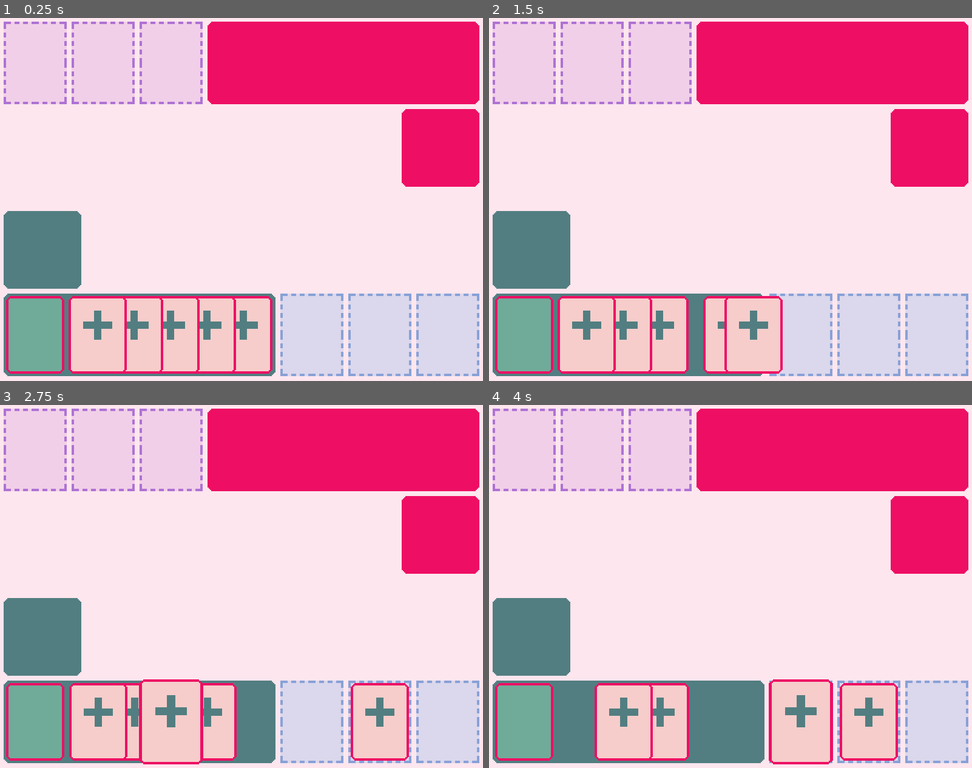
Above: before the commit, frames 1-4 (two rows, left to right).
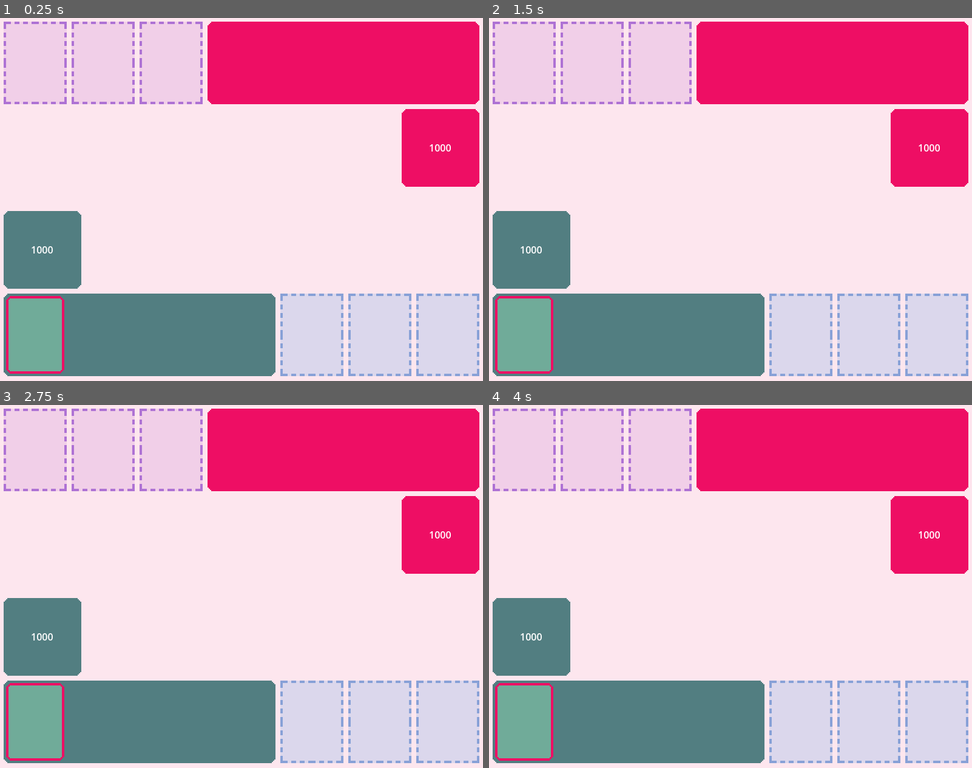
Above: after the commit, the same moments.

Repository: ajulo-awow/shifty_shuffle_new
Game: Godot game, scene res://scenes/managers/game_manager.tscn
Same seed, same stepped clock (60 frames per second), same inputs: the game is played once before the commit and once after it.
Inputs (mouse positions are in pixels of both pictures, inside the frame that each line leads up to):
- Up to frame 1 (0.25 s): no input
- Up to frame 2 (1.5 s): tap Enter at 0.5 s; drag from (730, 333) to (585, 333) at 0.52 s; drag from (696, 333) to (870, 333) at 1.27 s
- Up to frame 3 (2.75 s): move the mouse to (169, 720) at 2.02 s; click (169, 720) at 2.17 s
- Up to frame 4 (4 s): tap Space at 2.75 s; drag from (624, 720) to (802, 720) at 2.77 s; drag from (585, 720) to (802, 720) at 3.52 s

The runs differ from the first frame. In frame 1, 8.2% of the frame differs, in the area x 6-94%, y 34-98%; in frame 2, 8.6%; in frame 3, 9.5%; in frame 4, 9.5%, in the area x 6-94%, y 34-99%.

Commit message:
fix: deck

Diff:
--- a/scenes/globals/global_manager.tscn
+++ b/scenes/globals/global_manager.tscn
@@ -1,7 +1,7 @@
 [gd_scene load_steps=3 format=3 uid="uid://6r1rgrjqr0d3"]
 
 [ext_resource type="Script" path="res://scripts/globals/global_manager.gd" id="1_47qb4"]
-[ext_resource type="AudioStream" uid="uid://6o4xbrhim4k4" path="res://audio/8bit_Sketchbook 2024-11-20.wav" id="2_62f8u"]
+[ext_resource type="AudioStream" uid="uid://6o4xbrhim4k4" path="res://style/audio/8bit_Sketchbook 2024-11-20.wav" id="2_62f8u"]
 
 [node name="global_manager" type="Node"]
 script = ExtResource("1_47qb4")
--- a/scenes/managers/game_manager.tscn
+++ b/scenes/managers/game_manager.tscn
@@ -6,12 +6,14 @@
 [ext_resource type="Texture2D" uid="uid://sd0rb82b1bxu" path="res://sprites/UI/point_holders/points_holder.png" id="7_niwpp"]
 [ext_resource type="Texture2D" uid="uid://uelagyhbt58j" path="res://sprites/UI/card_holder/new_opp_card_holder.png" id="7_psj4q"]
 [ext_resource type="Texture2D" uid="uid://blm6b626agf7q" path="res://sprites/UI/slots/new_opp_card_slot.png" id="7_ssqxr"]
+[ext_resource type="Theme" uid="uid://ssqqtgsljnes" path="res://style/themes/peanut_money.tres" id="8_jbdb8"]
 [ext_resource type="Texture2D" uid="uid://di001w8mn8h7s" path="res://sprites/placeholder/blank_400x300.png" id="8_psj4q"]
 [ext_resource type="Script" path="res://scripts/managers/card_manager.gd" id="8_ssqxr"]
 [ext_resource type="PackedScene" uid="uid://kfhp6xewmgma" path="res://scenes/objects/slot.tscn" id="10_s6d7f"]
 [ext_resource type="Texture2D" uid="uid://c20h2ngkiiuel" path="res://sprites/objects/player_cards/back_of_card.png" id="11_6gfjl"]
 [ext_resource type="Script" path="res://scripts/managers/player_hand.gd" id="11_ufn5a"]
 [ext_resource type="Script" path="res://scripts/objects/deck.gd" id="11_vvfaq"]
+[ext_resource type="Script" path="res://scripts/managers/input_manager.gd" id="13_yx2px"]
 
 [sub_resource type="RectangleShape2D" id="RectangleShape2D_vcwo2"]
 size = Vector2(96, 128)
@@ -31,46 +33,75 @@
 
 [node name="Blank400x300" type="TextureRect" parent="UI"]
 modulate = Color(0.992157, 0.901961, 0.933333, 1)
+z_index = -3
 layout_mode = 0
 scale = Vector2(2, 2)
 mouse_filter = 2
 texture = ExtResource("8_psj4q")
 
 [node name="NewCardholder" type="TextureRect" parent="UI"]
+z_index = -3
 layout_mode = 0
 scale = Vector2(2, 2)
 mouse_filter = 2
 texture = ExtResource("6_fagfu")
 
 [node name="NewOppCardHolder" type="TextureRect" parent="UI"]
+z_index = -3
 layout_mode = 0
 scale = Vector2(2, 2)
 mouse_filter = 2
 texture = ExtResource("7_psj4q")
 
 [node name="OppPointsHolder" type="TextureRect" parent="UI"]
+z_index = -3
 layout_mode = 0
 scale = Vector2(2, 2)
 mouse_filter = 2
 texture = ExtResource("6_iccyr")
 
 [node name="PointsHolder" type="TextureRect" parent="UI"]
+z_index = -3
 layout_mode = 0
 scale = Vector2(2, 2)
 mouse_filter = 2
 texture = ExtResource("7_niwpp")
 
 [node name="NewCardSlots" type="TextureRect" parent="UI"]
+z_index = -3
 layout_mode = 0
 scale = Vector2(2, 2)
 mouse_filter = 2
 texture = ExtResource("6_psj4q")
 
 [node name="NewOppCardSlot" type="TextureRect" parent="UI"]
+z_index = -3
 layout_mode = 0
 scale = Vector2(2, 2)
 mouse_filter = 2
 texture = ExtResource("7_ssqxr")
+
+[node name="player_points" type="Label" parent="UI"]
+layout_mode = 0
+offset_left = 8.0
+offset_top = 320.0
+offset_right = 136.0
+offset_bottom = 448.0
+theme = ExtResource("8_jbdb8")
+text = "1000"
+horizontal_alignment = 1
+vertical_alignment = 1
+
+[node name="opp_points" type="Label" parent="UI"]
+layout_mode = 0
+offset_left = 664.0
+offset_top = 152.0
+offset_right = 792.0
+offset_bottom = 280.0
+theme = ExtResource("8_jbdb8")
+text = "1000"
+horizontal_alignment = 1
+vertical_alignment = 1
 
 [node name="card_manager" type="Node2D" parent="."]
 script = ExtResource("8_ssqxr")
@@ -90,6 +121,7 @@
 script = ExtResource("11_ufn5a")
 
 [node name="deck" type="Node2D" parent="."]
+z_index = -2
 position = Vector2(60, 524)
 script = ExtResource("11_vvfaq")
 
@@ -103,3 +135,6 @@
 
 [node name="CollisionShape2D" type="CollisionShape2D" parent="deck/Area2D"]
 shape = SubResource("RectangleShape2D_vcwo2")
+
+[node name="input_manager" type="Node2D" parent="."]
+script = ExtResource("13_yx2px")
--- a/scenes/objects/card.tscn
+++ b/scenes/objects/card.tscn
@@ -7,6 +7,7 @@
 size = Vector2(96, 128)
 
 [node name="card" type="Node2D"]
+position = Vector2(60, 524)
 script = ExtResource("1_wg63d")
 
 [node name="Sprite2D" type="Sprite2D" parent="."]
--- a/scripts/managers/card_manager.gd
+++ b/scripts/managers/card_manager.gd
@@ -7,6 +7,9 @@
 #
 const COLL_MASK_CARD = 1
 const COLL_MASK_CARD_SLOT = 2
+const DEFAULT_CARD_MOVE_SPEED = 0.1
+
+
 
 
 func _ready() -> void:
@@ -14,6 +17,8 @@
 	player_hand_ref = $"../player_hand"
 	#
 	screen_size = get_viewport_rect().size
+	#
+	$"../input_manager".connect("lmb_released", on_left_click_released)
 
 
 func _process(delta: float) -> void:
@@ -47,12 +52,10 @@
 		player_hand_ref.remove_card_from_hand(card_being_dragged)
 		card_being_dragged.position = card_slot_found.position
 		# disable card
-		#card_being_dragged.get_node("Area2D/CollisionShape2D").disabled = true
-		#card_slot_found.card_in_slot = true
-		# card not bound to card slot
-		card_slot_found.card_in_slot = false
+		card_being_dragged.get_node("Area2D/CollisionShape2D").disabled = true
+		card_slot_found.card_in_slot = true
 	else:
-		player_hand_ref.add_card_to_hand(card_being_dragged)
+		player_hand_ref.add_card_to_hand(card_being_dragged, DEFAULT_CARD_MOVE_SPEED)
 	#
 	card_being_dragged = null
 
@@ -62,6 +65,11 @@
 	card.connect("hovered_off", on_hovered_off_card)
 
 
+func on_left_click_released():
+	if card_being_dragged:
+		finish_drag()
+
+
 func on_hovered_over_card(card):
 	if !is_hovering_on_card:
 		is_hovering_on_card = true
@@ -69,13 +77,14 @@
 
 
 func on_hovered_off_card(card):
-	highlight_card(card, false)
-	#
-	var new_card_hovered = raycast_check_for_card()
-	if new_card_hovered:
-		highlight_card(new_card_hovered, true)
-	else:
-		is_hovering_on_card = false
+	if !card_being_dragged:
+		highlight_card(card, false)
+		#
+		var new_card_hovered = raycast_check_for_card()
+		if new_card_hovered:
+			highlight_card(new_card_hovered, true)
+		else:
+			is_hovering_on_card = false
 
 
 func highlight_card(card, hovered):
--- /dev/null
+++ b/scripts/managers/input_manager.gd
@@ -0,0 +1,44 @@
+extends Node2D
+# signals
+signal lmb_clicked
+signal lmb_released
+# consts
+const COLL_MASK_CARD = 1
+const COLL_MASK_CARD_DECK = 4
+# refs
+var card_manager_ref
+var deck_ref
+
+
+func _ready() -> void:
+	card_manager_ref = $"../card_manager"
+	deck_ref = $"../deck"
+
+
+func _input(event):
+	if event is InputEventMouseButton and event.button_index == MOUSE_BUTTON_LEFT:
+		if event.pressed:
+			emit_signal("lmb_clicked")
+			raycast_at_cursor()
+		else:
+			emit_signal("lmb_released")
+
+
+
+func raycast_at_cursor():
+	#
+	var space_state = get_world_2d().direct_space_state
+	var parameters = PhysicsPointQueryParameters2D.new()
+	parameters.position = get_global_mouse_position()
+	parameters.collide_with_areas = true
+	var result = space_state.intersect_point(parameters)
+	if result.size() > 0:
+		var result_coll_mask = result[0].collider.collision_mask
+		# card clicked
+		if result_coll_mask == COLL_MASK_CARD:
+			var card_found = result[0].collider.get_parent()
+			if card_found:
+				card_manager_ref.start_drag(card_found)
+		# deck clicked
+		elif result_coll_mask == COLL_MASK_CARD_DECK:
+				deck_ref.draw_card()
--- a/scripts/managers/player_hand.gd
+++ b/scripts/managers/player_hand.gd
@@ -1,30 +1,23 @@
 extends Node2D
 # consts
-const HAND_COUNT = 5
 const CARD_WIDTH = 60
 const HAND_POS_X = 195
 const HAND_POS_Y = 524
-const CARD_SCENE_PATH = "res://scenes/objects/card.tscn"
+const DEFAULT_CARD_MOVE_SPEED = 0.1
 #
 var player_hand = []
 
 
 func _ready() -> void:
-	var card_scene = preload(CARD_SCENE_PATH)
-	#
-	for i in range(HAND_COUNT):
-		var new_card = card_scene.instantiate()
-		$"../card_manager".add_child(new_card)
-		new_card.name = "card"
-		add_card_to_hand(new_card)
+	pass
 
 
-func add_card_to_hand(card):
+func add_card_to_hand(card, speed):
 	if card not in player_hand:
 		player_hand.insert(0, card)
 		update_hand_pos()
 	else:
-		animate_card_to_pos(card, card.hand_pos)
+		animate_card_to_pos(card, card.hand_pos, DEFAULT_CARD_MOVE_SPEED)
 
 
 func update_hand_pos():
@@ -32,7 +25,7 @@
 		var new_pos = Vector2(calculate_card_pos(i), HAND_POS_Y)
 		var card = player_hand[i]
 		card.hand_pos = new_pos
-		animate_card_to_pos(card, new_pos)
+		animate_card_to_pos(card, new_pos, DEFAULT_CARD_MOVE_SPEED)
 
 
 func calculate_card_pos(index):
@@ -41,9 +34,9 @@
 	return x_pos
 
 
-func animate_card_to_pos(card, new_pos):
+func animate_card_to_pos(card, new_pos, speed):
 	var tween = get_tree().create_tween()
-	tween.tween_property(card, "position", new_pos, 0.1)
+	tween.tween_property(card, "position", new_pos, speed)
 
 
 func remove_card_from_hand(card):
--- a/scripts/objects/card.gd
+++ b/scripts/objects/card.gd
@@ -7,8 +7,6 @@
 
 
 func _ready() -> void:
-	self.reparent($"..")
-	print(get_parent())
 	get_parent().connect_card_signals(self)
 
 
--- a/scripts/objects/deck.gd
+++ b/scripts/objects/deck.gd
@@ -1,12 +1,24 @@
 extends Node2D
 #
 var player_deck = ["card1", "card2", "card3", "car4", "card5"]
-
-# Called when the node enters the scene tree for the first time.
-func _ready() -> void:
-	pass # Replace with function body.
+#
+const CARD_SCENE_PATH = "res://scenes/objects/card.tscn"
+const CARD_DRAW_SPEED = 0.2
 
 
-# Called every frame. 'delta' is the elapsed time since the previous frame.
+func _ready() -> void:
+	pass
+
+
 func draw_card():
-	pass
+	var card_drawn = player_deck[0]
+	player_deck.erase(card_drawn)
+	#
+	if player_deck.size() == 0:
+		$Area2D/CollisionShape2D.disabled = true
+	#
+	var card_scene = preload(CARD_SCENE_PATH)
+	var new_card = card_scene.instantiate()
+	$"../card_manager".add_child(new_card)
+	new_card.name = "card"
+	$"../player_hand".add_card_to_hand(new_card, CARD_DRAW_SPEED)
Not shown: 1 places in scenes/managers/game_manager.tscn that only renumber resources
